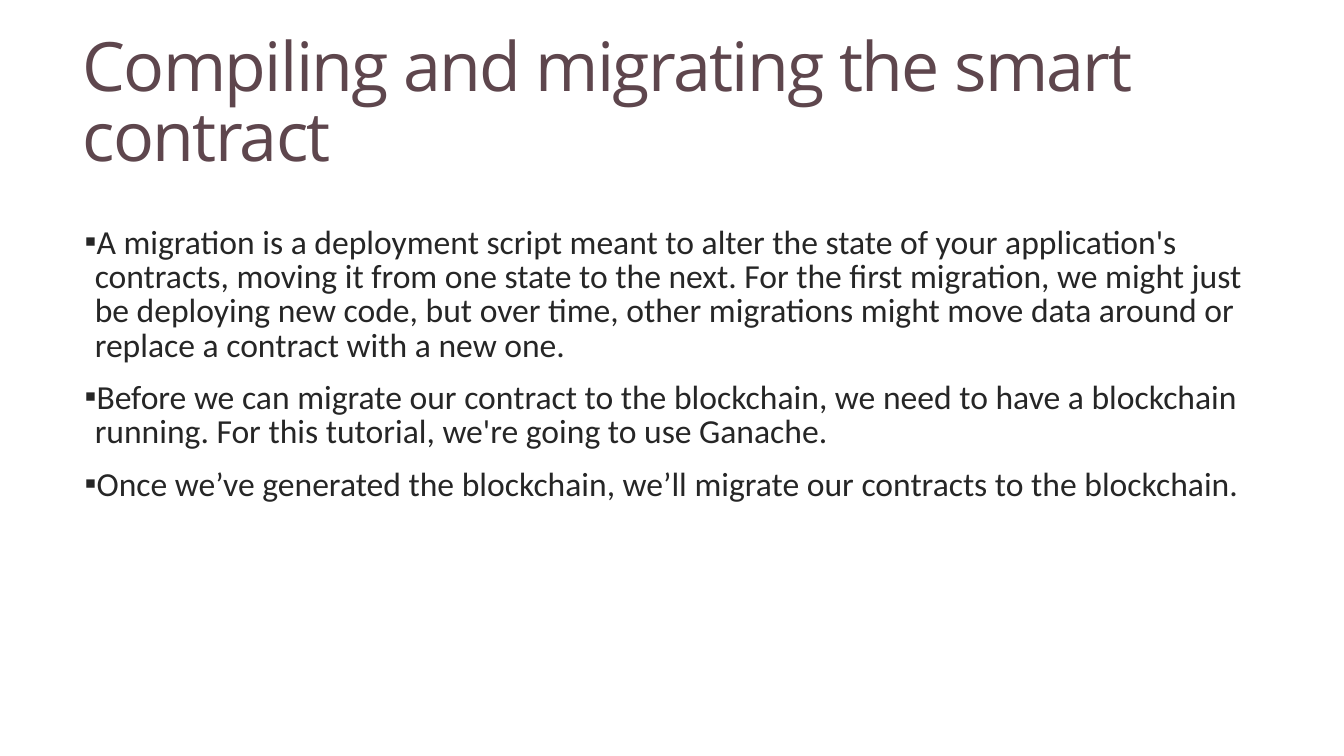
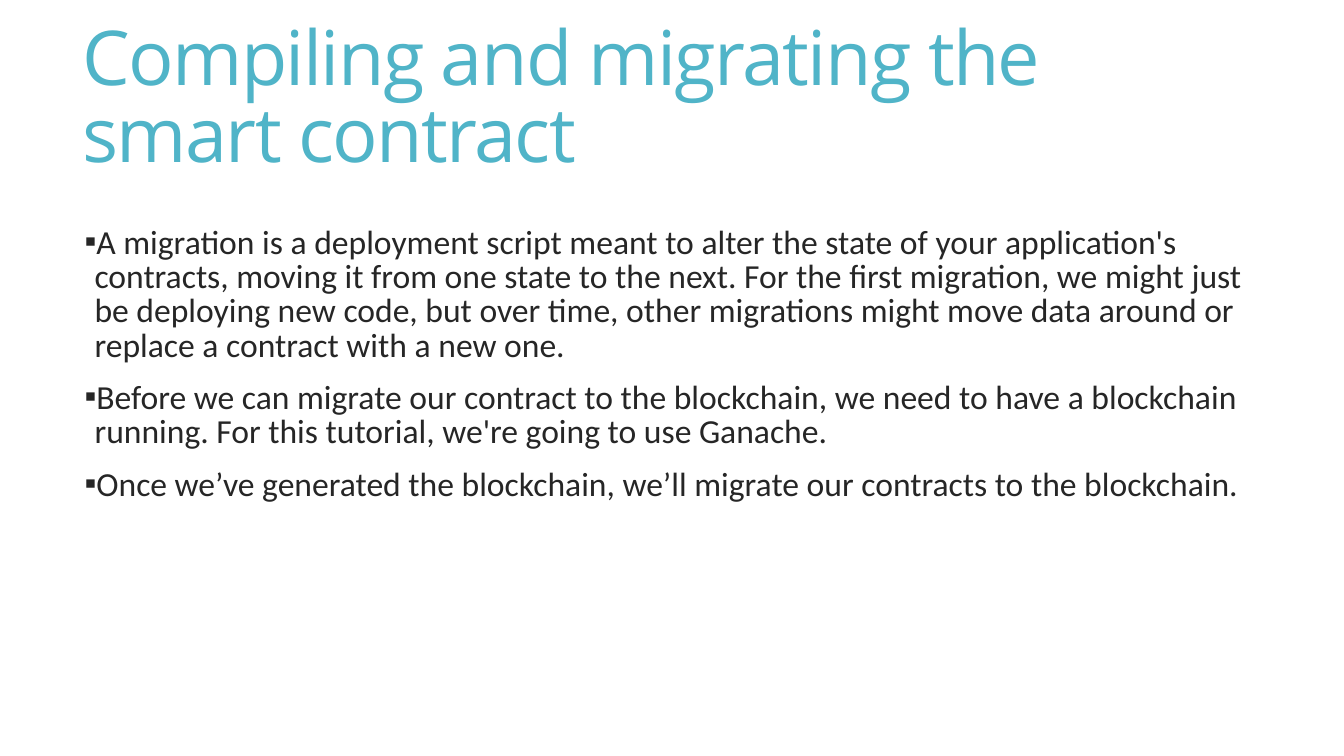
Before and after one commit to PalaashA/POC-Blockchain, a slide deck: slide 14 of Presentations/POC Blockchain 6th sem.pptx. Drawn at 1344x756 pixels with LibreOffice and Linux fonts; fonts in the diff are those of the drawing. Boxes give left, top, right and bottom in pixels: in the first picture for what was removed or moved away, otherwise in the second. Text is boxed around its words. In the diff, an @@ line names an element or a change of style, - is before the commit and + after.

```diff
--- a/Presentations/POC Blockchain 6th sem.pptx
+++ b/Presentations/POC Blockchain 6th sem.pptx
@@ text "Compiling and migrating the smart ..." at box(82, 27, 1040, 163): size 48.6 to 54 pt, text colour #5E464D to #50B4C8 @@
```
Also in this commit, not shown: 17 other slides changed, 1 other file.
